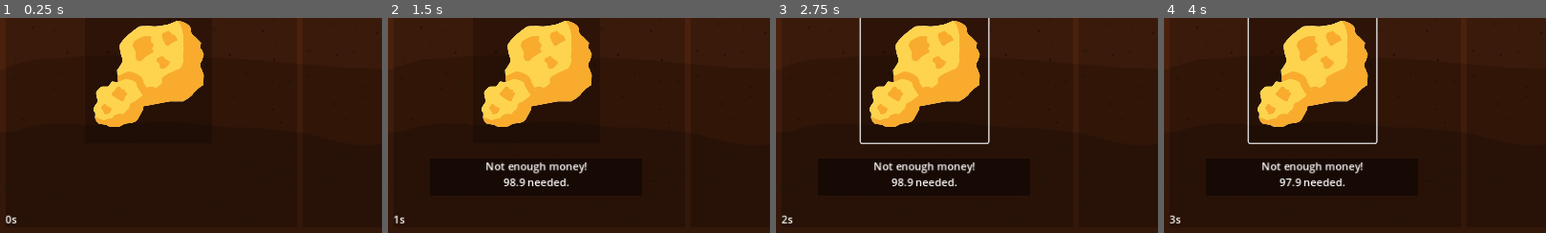
Above: before the commit, frames 1-4 (left to right).
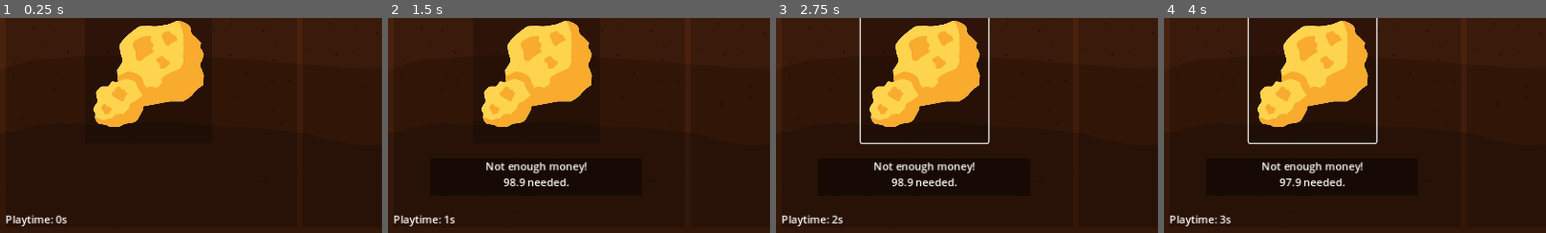
Above: after the commit, the same moments.

Repository: ondrejhonus/miner_tycoon
Game: Godot game, scene res://Scenes/first.tscn
The game is run twice, just before and just after one commit, with the same random seed, the same clock (stepped at 60 frames per second) and the same inputs.
Inputs (mouse positions are % of the whole screen's width and height, from its top left):
- Up to frame 1 (0.25 s): no input
- Up to frame 2 (1.5 s): click (19, 64) at 0.5 s; click "2x click power 100.0 coins" at 1.25 s
- Up to frame 3 (2.75 s): click (19, 64) at 2 s
- Up to frame 4 (4 s): click "2x click power 100.0 coins" at 2.75 s; click (19, 64) at 3.5 s
The pictures show only the part of the screen within x 0-50%, y 50-100%; the shares and areas given below are measured in that part.

The runs differ from the first frame. In frame 1, 0.4% of the frame differs, in the area x 1-18%, y 91-97%; in frame 2, 0.4%; in frame 3, 0.4%; in frame 4, 0.4%.

Commit message:
06.2.1 - timer style fix

Diff:
--- a/Scenes/first.gd
+++ b/Scenes/first.gd
@@ -64,11 +64,11 @@
 	var seconds:float = fmod(total_seconds , 60.0)
 	var minutes:int   =  int(total_seconds / 60.0) % 60
 	var hours:  int   =  int(total_seconds / 3600.0)
-	var timer:String = "%0ds" % [seconds]
+	var timer:String = "Playtime: %0ds" % [seconds]
 	if playtime_seconds > 60:
-		timer = "%0dm %0ds" % [minutes, seconds]
+		timer = "Playtime: %0dm %0ds" % [minutes, seconds]
 	elif playtime_seconds > 3600:
-		timer = "%0dh %0dm %0ds" % [hours, minutes, seconds]
+		timer = "Playtime: %0dh %0dm %0ds" % [hours, minutes, seconds]
 	return timer
 
 func _process(delta):
--- a/Scenes/first.tscn
+++ b/Scenes/first.tscn
@@ -352,10 +352,10 @@
 [node name="time" type="RichTextLabel" parent="Canvas"]
 offset_left = 8.0
 offset_top = 616.0
-offset_right = 504.0
+offset_right = 440.0
 offset_bottom = 640.0
 bbcode_enabled = true
-text = "XX:XX"
+text = "Playtime XXh XXm XXs"
 
 [node name="Timer" type="Timer" parent="Canvas"]
 autostart = true
